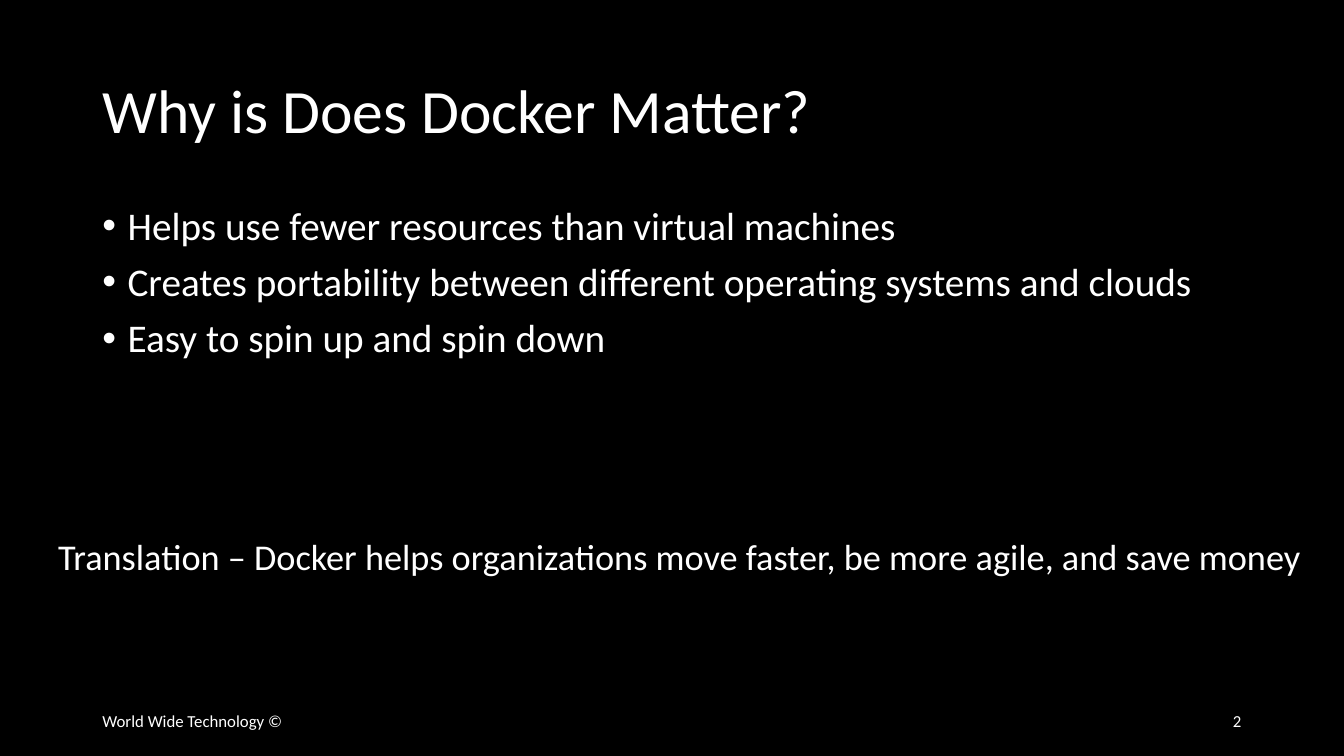
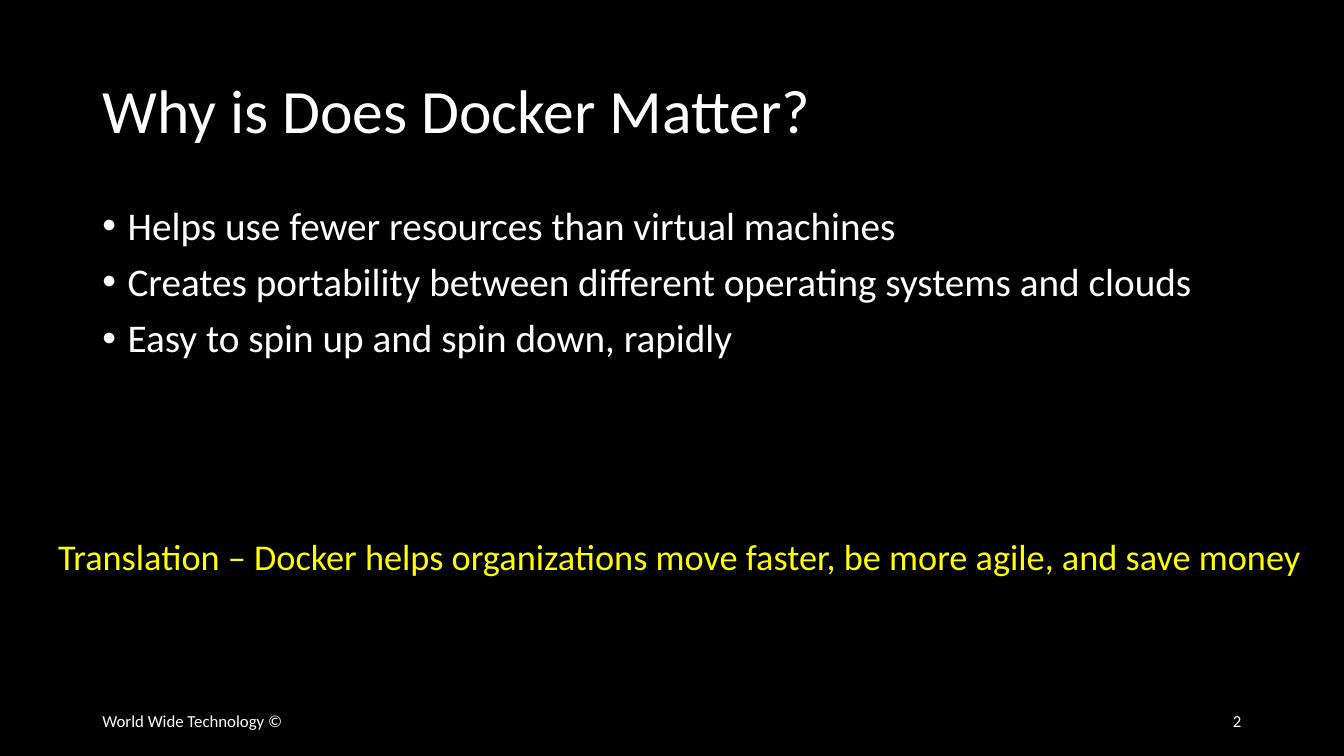
Before and after one commit to wwt/docker-foundations, a slide deck: slide 2 of docker-foundations.pptx. Drawn at 1344x756 pixels with LibreOffice and Linux fonts; fonts in the diff are those of the drawing. Boxes give left, top, right and bottom in pixels: in the first picture for what was removed or moved away, otherwise in the second. Text is boxed around its words. In the diff, an @@ line names an element or a change of style, - is before the commit and + after.

Commit message:
Added 'Wins for Docker' slide

```diff
--- a/docker-foundations.pptx
+++ b/docker-foundations.pptx
@@ text at (128, 324, 732, 359): text changed @@
-• Easy to spin up and spin down
+• Easy to spin up and spin down, rapidly
@@ text "Translation – Docker helps organizations ..." at (58, 544, 1300, 577): text colour #FFFFFF to #FFFF00 @@
```
Also in this commit, not shown: 1 other slide changed, 1 slide added.
